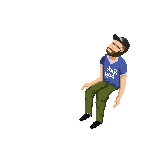
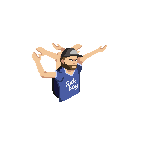
Layered file, before and after one edit (160x160). Changes by layer:
hid group "Programmer csleep" (1 layers) over box(79, 34, 130, 130)
added group "problem" with 24 layers above "Programmer" over box(31, 43, 107, 102)
added group "Programmer prob 4" with 5 layers in group "problem" over box(31, 45, 107, 102)
added layer "Calque 5" (2nd of 5, in "problem" › "Programmer prob 4") in group "Programmer prob 4" over box(31, 51, 65, 102)
added layer "face" (5th of 9, in "problem" › "Programmer prob 4") in group "Programmer prob 4" over box(56, 48, 83, 100)
added layer "Calque 10" (1st of 4, in "problem" › "Programmer prob 4") in group "Programmer prob 4" over box(77, 45, 107, 73)
added group "Programmer prob 3" with 5 layers in group "problem" over box(35, 45, 107, 102)
added layer "Calque 5" (3rd of 5, in "problem" › "Programmer prob 3") in group "Programmer prob 3" over box(35, 46, 65, 102)
added layer "face" (6th of 9, in "problem" › "Programmer prob 3") in group "Programmer prob 3" over box(56, 48, 83, 100)
added layer "Calque 10" (2nd of 4, in "problem" › "Programmer prob 3") in group "Programmer prob 3" over box(77, 45, 107, 73)
added group "Programmer prob 2" with 5 layers in group "problem" over box(35, 43, 83, 102)
added layer "Calque 5" (4th of 5, in "problem" › "Programmer prob 2") in group "Programmer prob 2" over box(35, 46, 65, 102)
added layer "face" (7th of 9, in "problem" › "Programmer prob 2") in group "Programmer prob 2" over box(56, 48, 83, 100)
added layer "Calque 10" (3rd of 4, in "problem" › "Programmer prob 2") in group "Programmer prob 2" over box(52, 43, 80, 71)
added group "Programmer prob 1" with 5 layers in group "problem" over box(52, 43, 83, 102)
added layer "Calque 5" (5th of 5, in "problem" › "Programmer prob 1") in group "Programmer prob 1" over box(54, 44, 83, 102)
added layer "face" (8th of 9, in "problem" › "Programmer prob 1") in group "Programmer prob 1" over box(56, 48, 83, 100)
…and 5 more changes (5 added)
